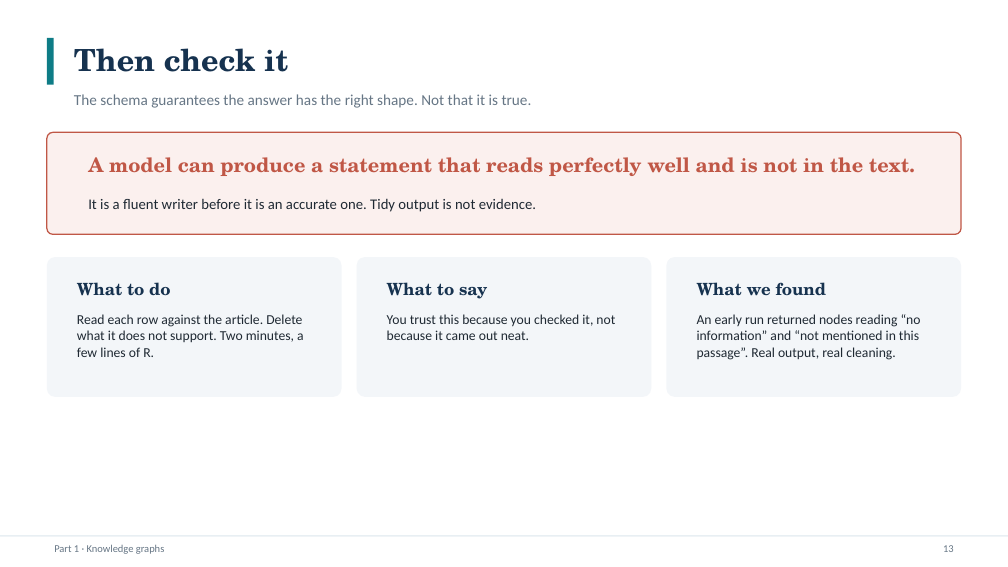
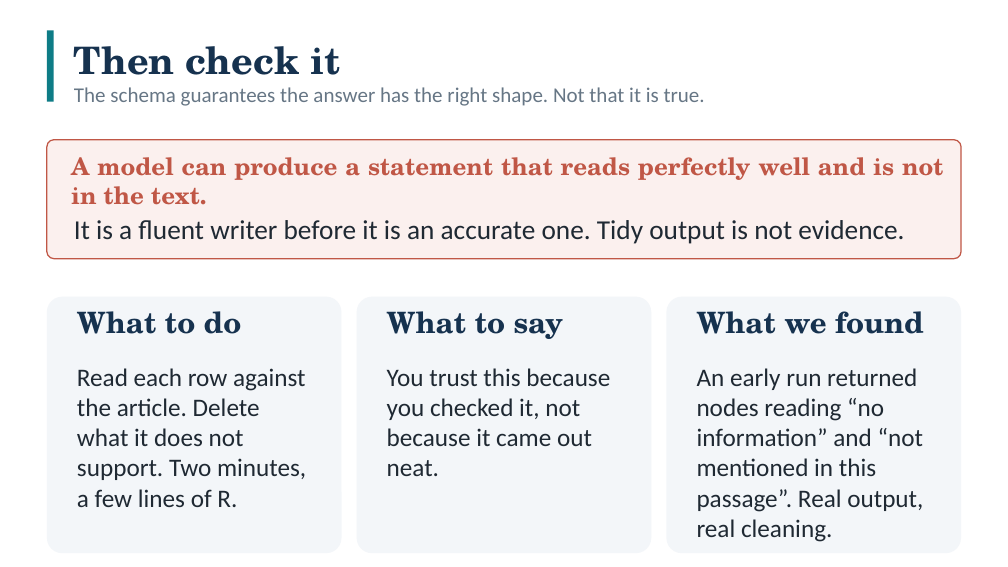
Before and after one commit to smalljosephd/SICSS-Nigeria-2026_LLM_Viz_R, a slide deck: slide 13 of slides/SICSS_LLM_Visualization_Session.pptx. Drawn at 1008x567 pixels with LibreOffice and Linux fonts; fonts in the diff are those of the drawing. Boxes give left, top, right and bottom in pixels: in the first picture for what was removed or moved away, otherwise in the second. Text is boxed around its words. In the diff, an @@ line names an element or a change of style, - is before the commit and + after.

```diff
--- a/slides/SICSS_LLM_Visualization_Session.pptx
+++ b/slides/SICSS_LLM_Visualization_Session.pptx
@@ rectangle resized from (x1=47, y1=38, x2=54, y2=85) to (x1=47, y1=30, x2=54, y2=101) @@
@@ text "Then check it" at (x1=74, y1=46, x2=340, y2=75): size 29 to 36 pt @@
@@ text "The schema guarantees the answer ..." moved from (x1=74, y1=94, x2=532, y2=108) to (x1=74, y1=87, x2=705, y2=106) @@
@@ text "The schema guarantees the answer ..." at (x1=74, y1=87, x2=705, y2=106): size 14.5 to 20 pt @@
@@ rounded rectangle resized from (x1=47, y1=132, x2=961, y2=234) to (x1=47, y1=140, x2=961, y2=259) @@
@@ text "A model can produce a ..." moved from (x1=88, y1=157, x2=915, y2=176) to (x1=71, y1=157, x2=943, y2=205) @@
@@ text "A model can produce a ..." at (x1=71, y1=157, x2=943, y2=205): size 19 to 23 pt; alignment left to justified @@
@@ text "It is a fluent writer ..." moved from (x1=88, y1=199, x2=536, y2=212) to (x1=74, y1=220, x2=904, y2=244) @@
@@ text "It is a fluent writer ..." at (x1=74, y1=220, x2=904, y2=244): size 14 to 26 pt; alignment left to justified @@
@@ rounded rectangle resized from (x1=47, y1=257, x2=342, y2=397) to (x1=47, y1=296, x2=342, y2=553) @@
@@ rounded rectangle resized from (x1=357, y1=257, x2=652, y2=397) to (x1=357, y1=296, x2=652, y2=553) @@
@@ rounded rectangle resized from (x1=667, y1=257, x2=962, y2=397) to (x1=667, y1=296, x2=962, y2=553) @@
@@ text "What to do" moved from (x1=77, y1=282, x2=170, y2=296) to (x1=77, y1=311, x2=242, y2=334) @@
@@ text "What to say" moved from (x1=387, y1=282, x2=487, y2=299) to (x1=387, y1=311, x2=564, y2=339) @@
@@ size 16 to 28 pt in 3 elements at (x1=77, y1=311, x2=242, y2=334), (x1=387, y1=311, x2=564, y2=339), (x1=697, y1=311, x2=924, y2=334) @@
@@ text "What we found" moved from (x1=697, y1=282, x2=827, y2=296) to (x1=697, y1=311, x2=924, y2=334) @@
@@ text "Read each row against the ..." moved from (x1=77, y1=314, x2=304, y2=357) to (x1=77, y1=368, x2=306, y2=507) @@
@@ text "You trust this because you ..." moved from (x1=387, y1=314, x2=615, y2=340) to (x1=387, y1=368, x2=610, y2=476) @@
@@ size 13 to 24 pt in 3 elements at (x1=387, y1=368, x2=610, y2=476), (x1=77, y1=368, x2=306, y2=507), (x1=697, y1=368, x2=923, y2=542) @@
@@ text "An early run returned nodes ..." moved from (x1=697, y1=314, x2=921, y2=360) to (x1=697, y1=368, x2=923, y2=542) @@
@@ rectangle removed at (x1=0, y1=535, x2=1008, y2=537) @@
@@ text removed at (x1=54, y1=544, x2=164, y2=554) @@
-Part 1 · Knowledge graphs
@@ text removed at (x1=943, y1=545, x2=954, y2=552) @@
-13
```
Also in this commit, not shown: 23 other slides changed, 3 other files.
